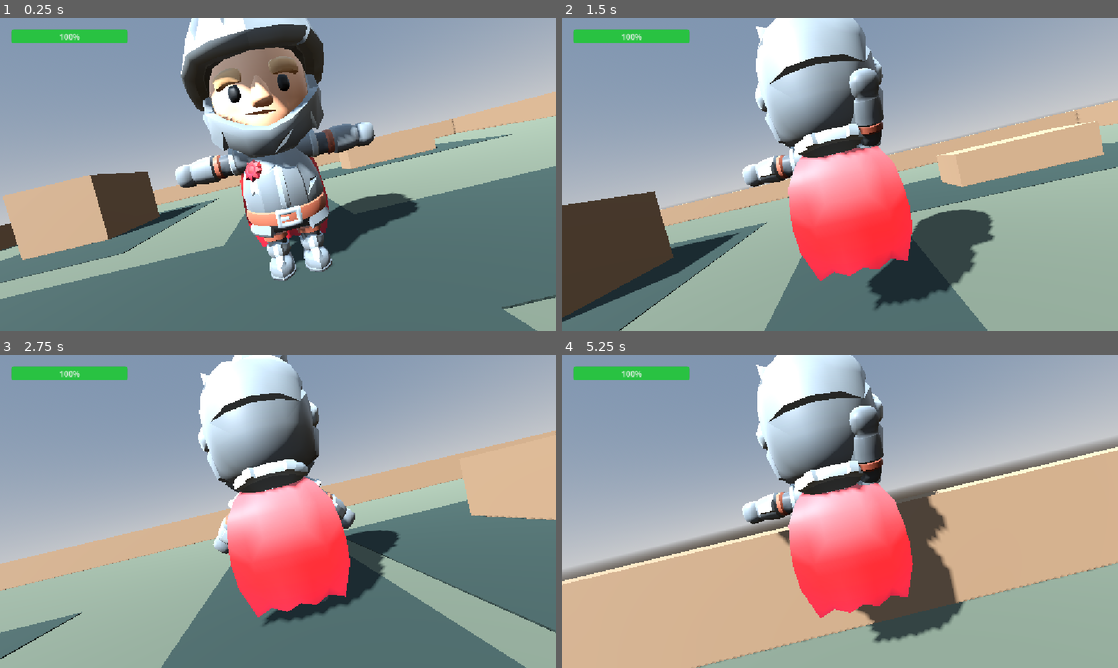
Above: before the commit, frames 1-4 (two rows, left to right).
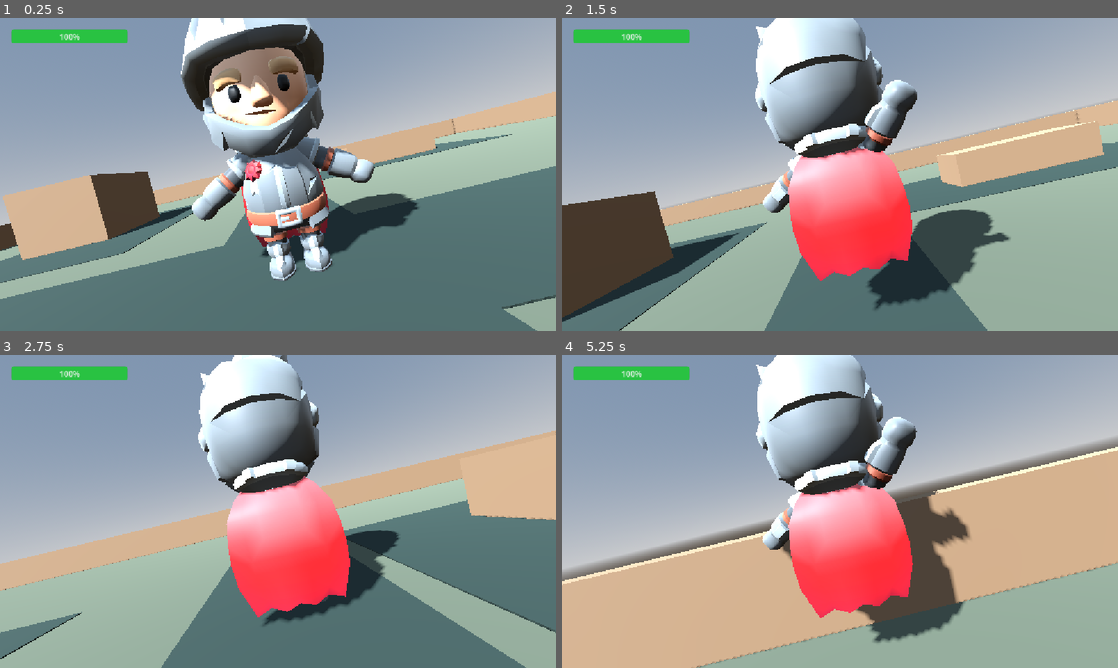
Above: after the commit, the same moments.

Repository: God-of-Bugs/Neon-Override
Game: Godot game, scene res://MainWorld.tscn
The game is run twice, just before and just after one commit, with the same random seed, the same clock (stepped at 60 frames per second) and the same inputs.
Inputs (mouse positions are in pixels of both pictures, inside the frame that each line leads up to):
- Up to frame 1 (0.25 s): no input
- Up to frame 2 (1.5 s): tap Enter at 0.5 s; move the mouse to (867, 174) at 0.52 s; hold Up (ui_up) from 0.53 s (still down); click (867, 174) at 0.6 s; tap Space (jump) at 0.77 s; move the mouse to (812, 174) at 1.27 s; tap F at 1.35 s
- Up to frame 3 (2.75 s): keep holding Up (ui_up); tap Space (jump) at 1.52 s; move the mouse to (289, 505) at 2.02 s; click (289, 505) at 2.1 s
- Up to frame 4 (5.25 s): keep holding Up (ui_up); move the mouse to (834, 517) at 2.77 s; tap F at 2.85, 4.35 s; click (834, 517) at 2.92 s; tap Space (jump) at 3.02, 3.77, 4.52 s; move the mouse to (878, 514) at 3.52 s; click (878, 514) at 3.6 s; move the mouse to (795, 508) at 4.27 s; move the mouse to (845, 511) at 5.02 s; click (845, 511) at 5.1 s

The runs differ from the first frame. In frame 1, 3.3% of the frame differs, in the area x 31-75%, y 33-77%; in frame 2, 3.0%; in frame 3, 0.5%; in frame 4, 3.5%, in the area x 32-74%, y 16-66%.

Commit message:
Add natural player rest pose

Diff:
--- a/player.gd
+++ b/player.gd
@@ -36,6 +36,8 @@
 const ATTACK_WINDUP_ELBOW_LIFT_ANGLE: float = 0.85
 const ATTACK_COUNTER_SWING_ANGLE: float = 0.18
 const ATTACK_CHEST_LEAN_ANGLE: float = 0.08
+const REST_UPPER_ARM_DROP_ANGLE: float = 0.55
+const REST_ELBOW_FLEX_ANGLE: float = 0.12
 
 var gravity: float = ProjectSettings.get_setting("physics/3d/default_gravity")
 var current_health: int = MAX_HEALTH
@@ -78,7 +80,14 @@
 		var bone_index: int = idle_skeleton.find_bone(bone_name)
 		if bone_index >= 0:
 			idle_bone_indices[bone_name] = bone_index
-			idle_base_rotations[bone_name] = idle_skeleton.get_bone_pose_rotation(bone_index)
+			var base_rotation: Quaternion = idle_skeleton.get_bone_pose_rotation(bone_index)
+			if bone_name == "upperarm.l" or bone_name == "upperarm.r":
+				base_rotation = base_rotation * Quaternion(Vector3.RIGHT, -REST_UPPER_ARM_DROP_ANGLE)
+			elif bone_name == "lowerarm.l":
+				base_rotation = base_rotation * Quaternion(Vector3.FORWARD, REST_ELBOW_FLEX_ANGLE)
+			elif bone_name == "lowerarm.r":
+				base_rotation = base_rotation * Quaternion(Vector3.FORWARD, -REST_ELBOW_FLEX_ANGLE)
+			idle_base_rotations[bone_name] = base_rotation
 
 func _process(delta: float) -> void:
 	if idle_skeleton == null:
Not shown, changed: PROJECT_LOG.md
